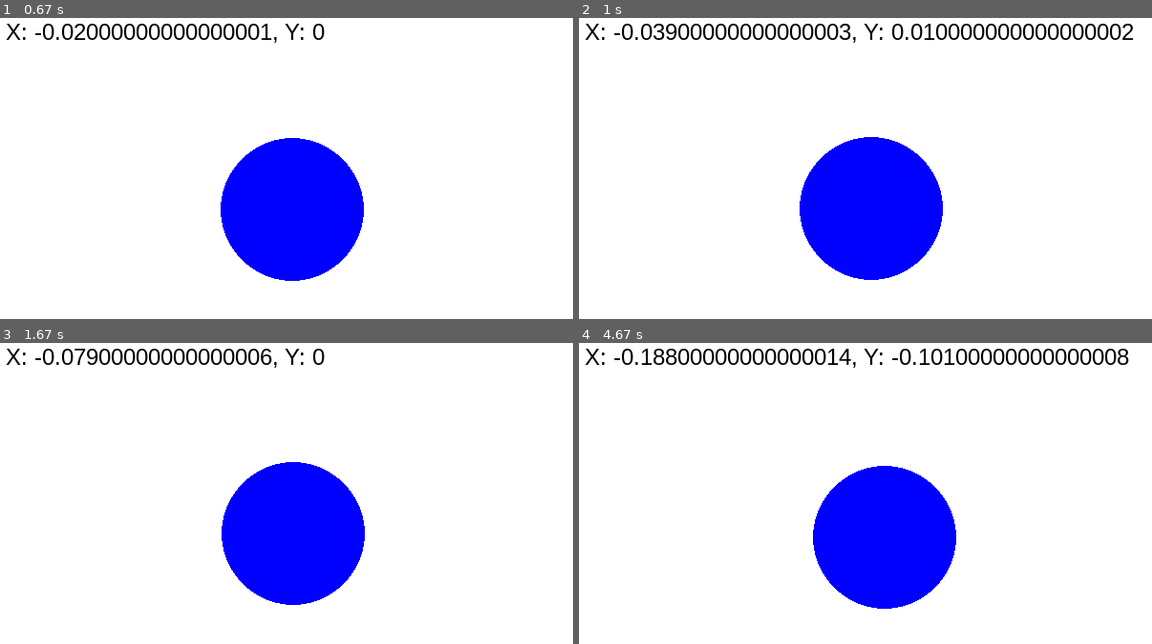
Above: before the commit, frames 1-4 (two rows, left to right).
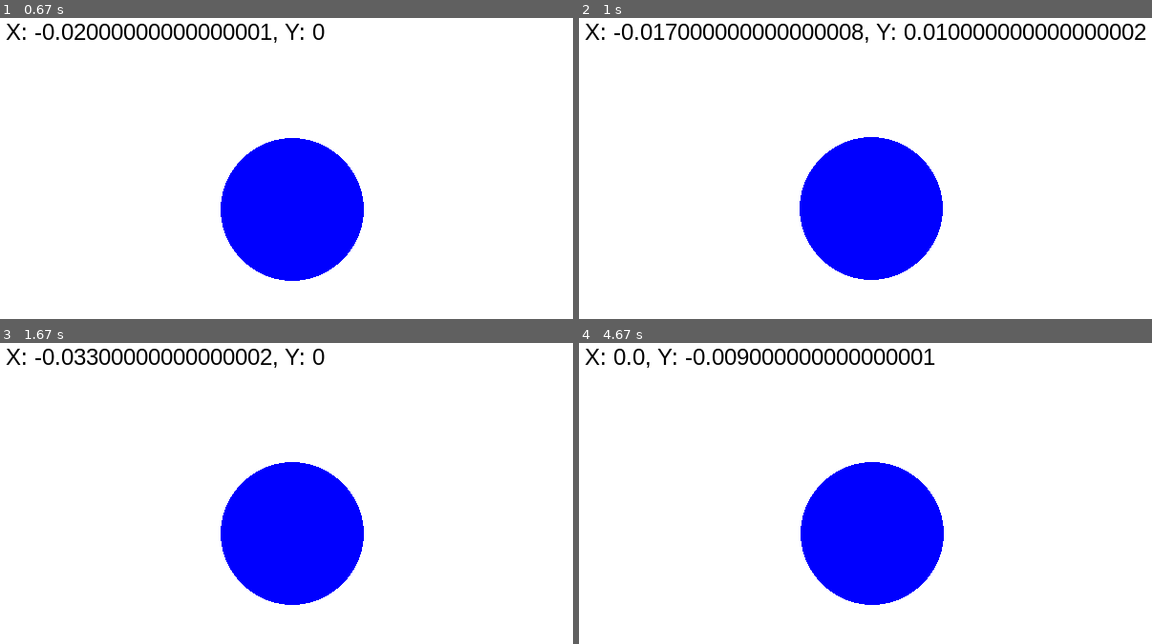
Above: after the commit, the same moments.

Repository: paytontech/pygame-testing
Game: pygame game, started from remake.py
Two runs of this game, one before a commit and one after it. Both use one fixed random seed, a clock stepped at 60 frames per second and the inputs below.
Inputs:
- Up to frame 1 (0.67 s): hold Right from 0.33 s (still down)
- Up to frame 2 (1 s): release Right at 0.8 s; hold Up from 0.83 s (still down)
- Up to frame 3 (1.67 s): release Up at 1.13 s; hold Right 1.17-1.63 s
- Up to frame 4 (4.67 s): hold Down 2.23-2.53 s; hold Left 2.57-2.97 s; hold Up 3-3.37 s; hold Right 3.4-4.03 s; hold Down 4.07-4.43 s; hold Left from 4.47 s (still down)

Frame 1 is identical in both runs. In frame 2, 0.8% of the frame differs, in the area x 13-99%, y 1-9%; in frame 3, 0.3%; in frame 4, 5.0%, in the area x 6-96%, y 1-89%.

Commit message:
bug fixes

Diff:
--- a/remake.py
+++ b/remake.py
@@ -85,14 +85,20 @@
         accelerationY = 0
     accelText = "X: " + str(accelerationX) + ", Y: " + str(accelerationY)
     #if there are no keys being pressed
-    #and if acceleration is more than zero
+    #and if acceleration is not zero
     #subtract acceleration by accelMultiplier
     if accelerationY != 0:
         if (keys[K_UP] != True and keys[K_DOWN] != True):
-            accelerationY-=accelMultiplier
+            if accelerationY > 0:
+                accelerationY-=accelMultiplier
+            else:
+                accelerationY+=accelMultiplier
     if accelerationX != 0:
         if (keys[K_LEFT] != True and keys[K_RIGHT] != True):
-            accelerationX-=accelMultiplier
+            if accelerationX > 0:
+                accelerationX-=accelMultiplier
+            else:
+                accelerationX+=accelMultiplier
 
     #movement. if acceleration > 0, circle moves in that direction. if acceleration = 0, circle doesnt move (hopefully)
     circleY-=0.5*accelerationY
